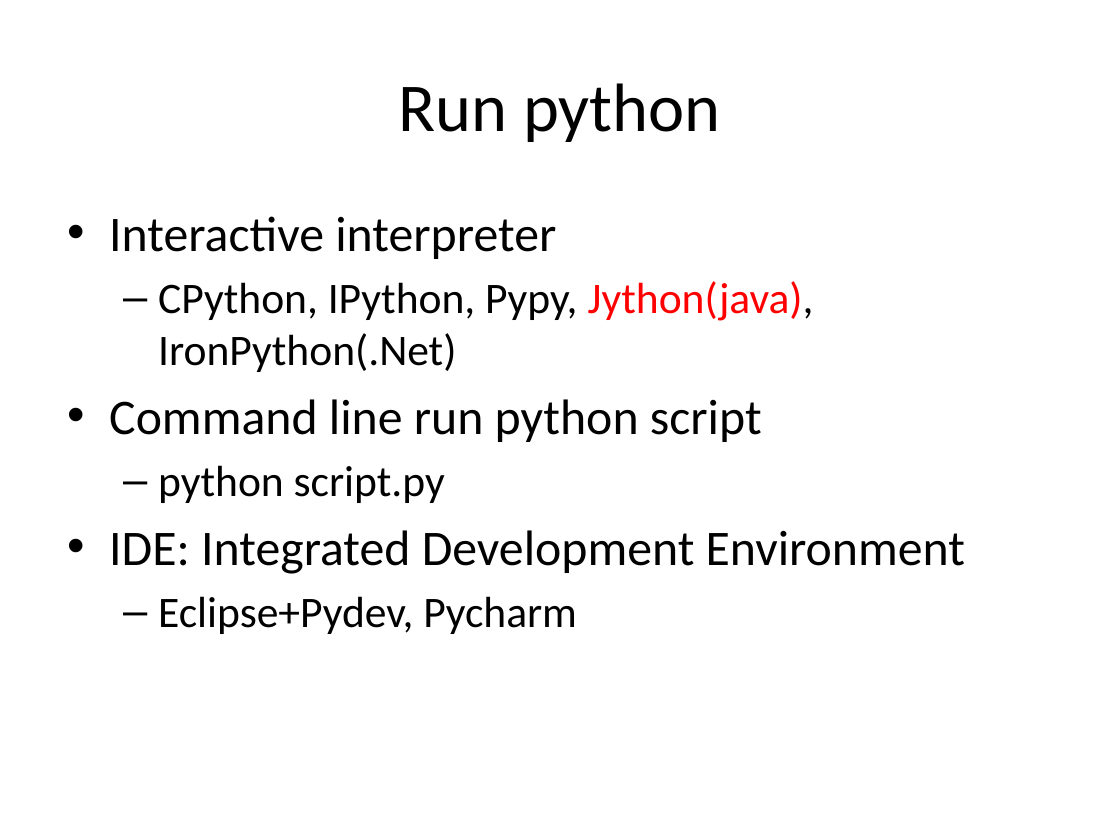
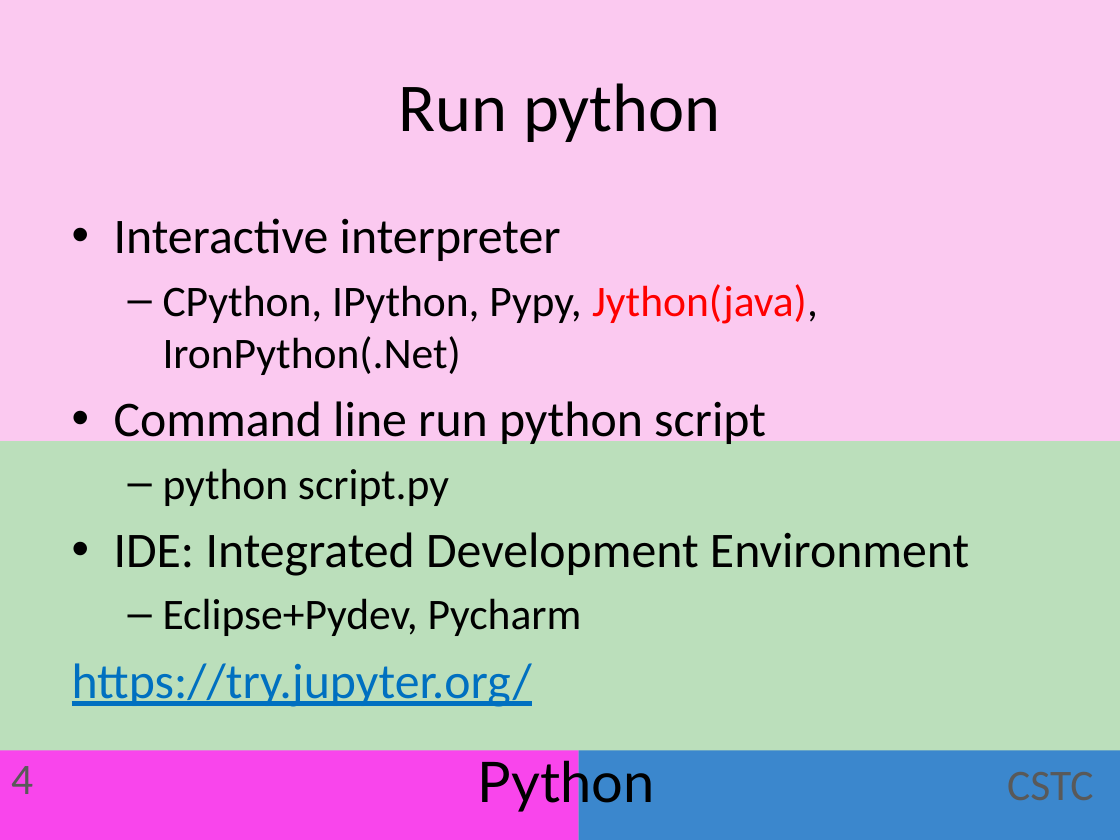
Before and after one commit to DianeMeng/Reading, a slide deck: slide 5 of Diane-python.pptx. Drawn at 1120x840 pixels with LibreOffice and Linux fonts; fonts in the diff are those of the drawing. Boxes give left, top, right and bottom in pixels: in the first picture for what was removed or moved away, otherwise in the second. Text is boxed around its words. In the diff, an @@ line names an element or a change of style, - is before the commit and + after.

```diff
--- a/Diane-python.pptx
+++ b/Diane-python.pptx
@@ background #FFFFFF to #C7EDCC @@
@@ rectangle added at <box>0,0,1120,441</box>, fill #FBC9F0 @@
@@ rectangle added at <box>0,383,1120,840</box>, fill #BBDFBB, outline #BBDFBB 2 pt @@
@@ text at <box>72,663,532,707</box>: paragraph added @@
+https://try.jupyter.org/
@@ rectangle added at <box>0,750,579,840</box>, fill #F945EC @@
@@ text added at <box>11,766,33,794</box>, 28 pt, text #595959 @@
+4
@@ text added at <box>478,753,655,812</box>, 36 pt, text #000000 @@
+Python
@@ rectangle added at <box>579,750,1120,840</box>, fill #3B87CD @@
@@ text added at <box>1007,772,1093,800</box>, 28 pt, text #595959 @@
+CSTC
```
Also in this commit, not shown: 3 other slides changed, 5 slides added, 2 slides removed, 1 other file.
